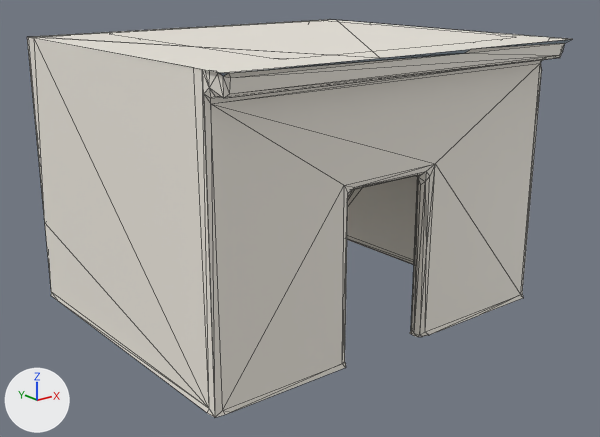
Renders of the glTF model docs/univers/archipeo/batiments/modeles/6e-batiment-laboratoire-de-bulle/etape-1.glb from each side of a commit.
One viewpoint serves both versions: a 50 mm camera at (-0.861, -1.088, 0.587) aimed at (-0.006, -0.019, 0.16). Every picture has the same lights, and +X, +Y and +Z are marked at lower left. The picture after the commit comes second. Mesh edges are drawn as thin lines. Vertices at exactly the same position are counted once.

The scene before the commit, as lines of its bpy script (objects in view):
```python
me_geometry_0 = bpy.data.meshes.new('geometry_0')
me_geometry_0.from_pydata(...)  # 287 vertices, 401 faces; spans x -0.336..0.34, y -0.293..0.301, z 0.0..0.463
me_geometry_0.materials.append(mat_defaultmaterial)
ob_geometry_0 = bpy.data.objects.new('geometry_0', me_geometry_0)
ob_geometry_0.location = (0.0, 0.0, 0.0)
```
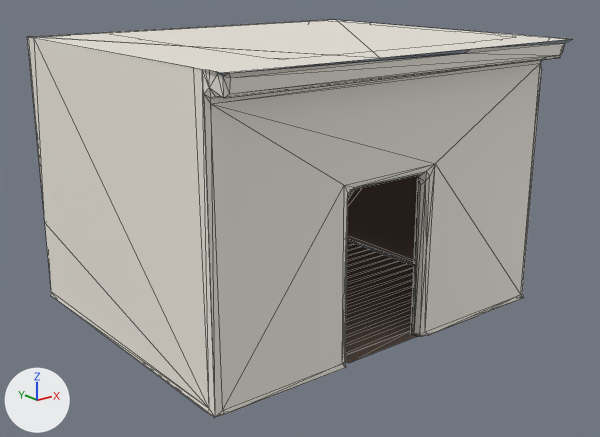
The edits, one by one:
me_geometry_0 is used by ob_geometry_0; location (0.0, 0.0, 0.0).
me_geometry_0 had 287 vertices, 401 faces and spanned x -0.336..0.34, y -0.293..0.301, z 0.0..0.463.
me_geometry_0 now has 337 vertices, 519 faces and spans x -0.336..0.34, y -0.293..0.301, z 0.0..0.463.
me_geometry_0 part 1: a new loose piece of 46 vertices spanning x -0.205..0.288, y -0.223..0.27, z 0.003, in mat_defaultmaterial.
Part 2, on me_geometry_0:
25 faces are deleted.
4 vertices are added at (-0.093, -0.245, 0.003), (0.064, -0.245, 0.003), (0.064, -0.223, 0.003), (-0.093, -0.223, 0.003).
99 new faces join them.
me_geometry_0 part 3: 120 kept faces spanning x -0.204..0.3, y -0.235..0.271, z 0.0..0.463 get new vertex colours; the middle colour goes from white #f2ede3 to brown #837166.

What differs and where, as boxes (x1, y1, x2, y2) in the pictures (600 x 437 px):
part 1 of me_geometry_0, added: after (345, 241, 414, 355)
part 2 of me_geometry_0, built on: before (202, 70, 225, 417); after (202, 70, 419, 417)
part 3 of me_geometry_0, recoloured (darker): (347, 176, 420, 311) in both
